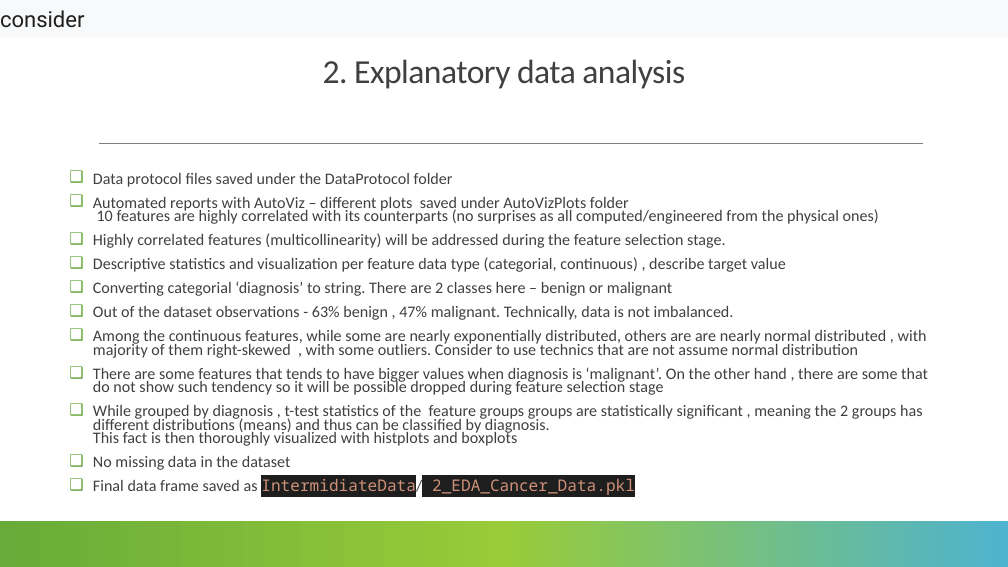
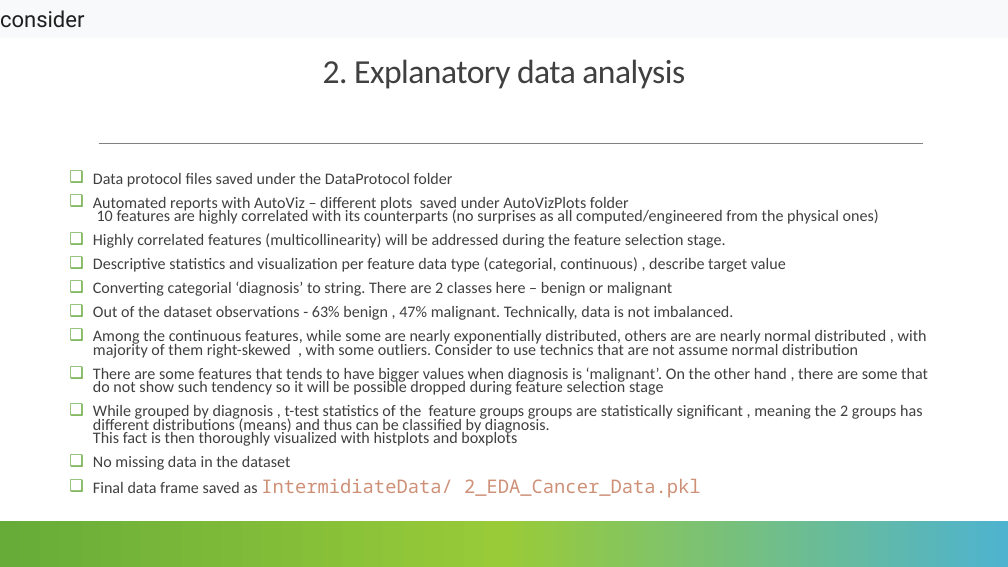
Before and after one commit to lmanov1/CancerPrediction, a slide deck: slide 6 of PROJECT_PRESENTATION.pptx. Drawn at 1008x567 pixels with LibreOffice and Linux fonts; fonts in the diff are those of the drawing. Boxes give left, top, right and bottom in pixels: in the first picture for what was removed or moved away, otherwise in the second. Text is boxed around its words. In the diff, an @@ line names an element or a change of style, - is before the commit and + after.

```diff
--- a/PROJECT_PRESENTATION.pptx
+++ b/PROJECT_PRESENTATION.pptx
@@ text at <box>93,479,700,498</box>: size 15.3 to 17.9 pt, highlight #1E1E1E to none in "IntermidiateData/ 2_EDA_Cancer_Data.pkl"; font Calibri to Noto Sans Mono, text colour #404040 to #CE9178 in "IntermidiateData/" @@
```
Also in this commit, not shown: 6 other slides changed, 1 slide added, 1 slide removed, 3 other files.
